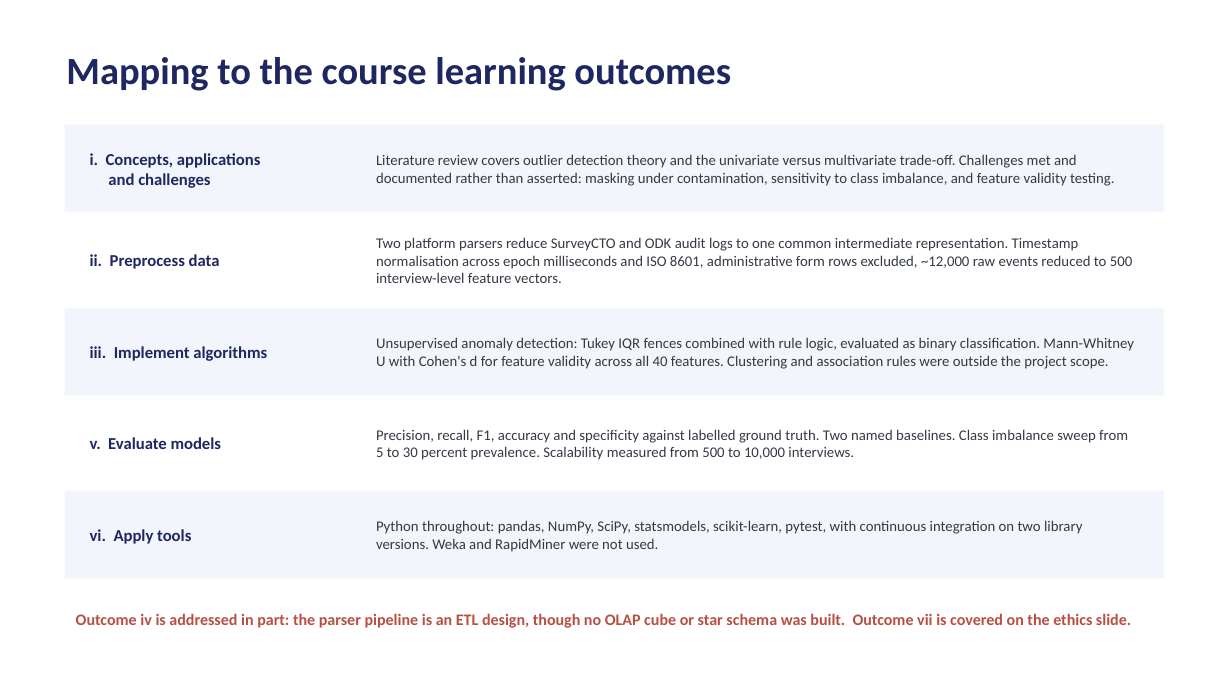
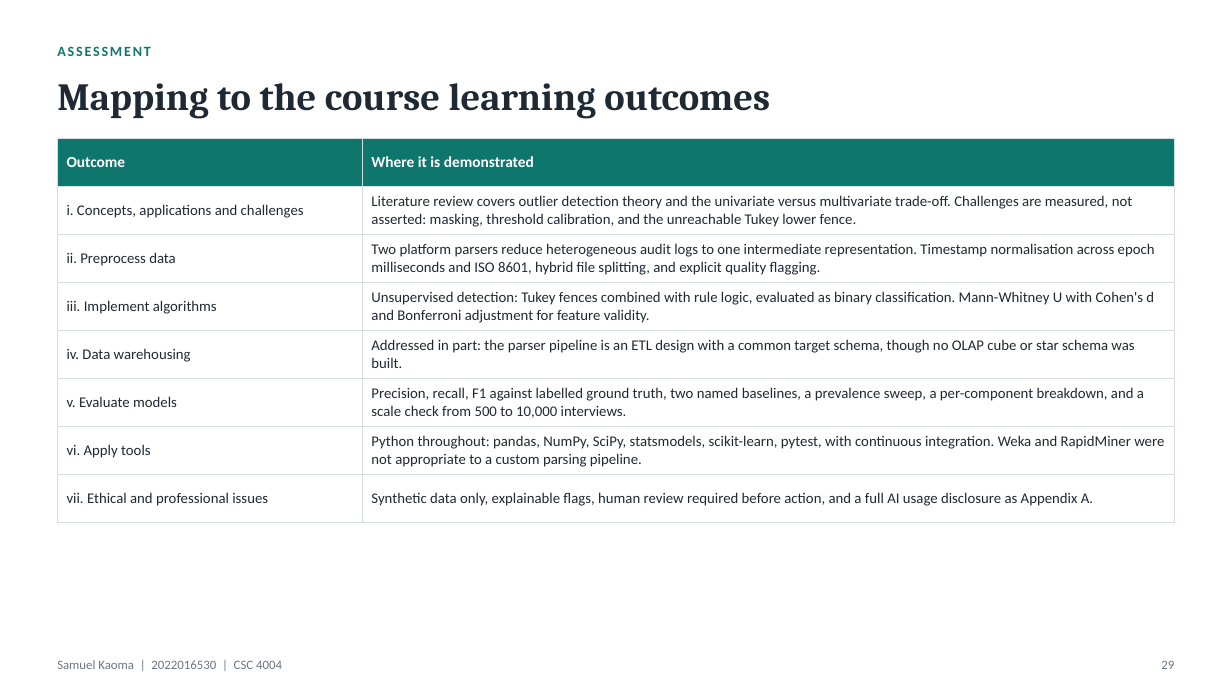
Before and after one commit to Samuelkaoma-eng/SKACE-TIME-DATA, a slide deck: slide 29 of docs/deliverables/Kaoma_Paradata_Presentation.pptx (slide 21 before the commit). Drawn at 1232x693 pixels with LibreOffice and Linux fonts; fonts in the diff are those of the drawing. Boxes give left, top, right and bottom in pixels: in the first picture for what was removed or moved away, otherwise in the second. Text is boxed around its words. In the diff, an @@ line names an element or a change of style, - is before the commit and + after.

```diff
--- a/docs/deliverables/Kaoma_Paradata_Presentation.pptx
+++ b/docs/deliverables/Kaoma_Paradata_Presentation.pptx
@@ text added at <box>57,46,151,56</box>, 11 pt, text #0F766E, bold @@
+ASSESSMENT
@@ text "Mapping to the course learning ...": place and size @@
-text "Mapping to the course learning ..." at <box>66,57,731,91</box>
+text "Mapping to the course learning ..." at <box>57,83,770,119</box>
@@ text "Mapping to the course learning ..." at <box>57,83,770,119</box>: font Calibri to Cambria, text colour #1E2761 to #1F2933 @@
@@ table added at <box>57,139,1175,510</box>, 8 rows, 2 columns @@
+Outcome | Where it is demonstrated
+i. Concepts, applications and challenges | Literature review covers outlier detection theory and the univariate versus multivariate trade-off. Challenges are measured, not asserted: masking, threshold calibration, and the unreachable Tukey lower fence.
+ii. Preprocess data | Two platform parsers reduce heterogeneous audit logs to one intermediate representation. Timestamp normalisation across epoch milliseconds and ISO 8601, hybrid file splitting, and explicit quality flagging.
+iii. Implement algorithms | Unsupervised detection: Tukey fences combined with rule logic, evaluated as binary classification. Mann-Whitney U with Cohen's d and Bonferroni adjustment for feature validity.
+iv. Data warehousing | Addressed in part: the parser pipeline is an ETL design with a common target schema, though no OLAP cube or star schema was built.
+v. Evaluate models | Precision, recall, F1 against labelled ground truth, two named baselines, a prevalence sweep, a per-component breakdown, and a scale check from 500 to 10,000 interviews.
+vi. Apply tools | Python throughout: pandas, NumPy, SciPy, statsmodels, scikit-learn, pytest, with continuous integration. Weka and RapidMiner were not appropriate to a custom parsing pipeline.
+vii. Ethical and professional issues | Synthetic data only, explainable flags, human review required before action, and a full AI usage disclosure as Appendix A.
@@ rectangle removed at <box>65,125,1165,213</box> @@
@@ text removed at <box>90,153,260,188</box> @@
-i. Concepts, applications
-and challenges
@@ text removed at <box>376,154,1114,186</box> @@
-Literature review covers outlier detection theory and the univariate versus multivariate trade-off. Challenges met and documented rather than asserted: masking under contamination, sensitivity to class imbalance, and feature validity testing.
@@ text removed at <box>376,237,1132,283</box> @@
-Two platform parsers reduce SurveyCTO and ODK audit logs to one common intermediate representation. Timestamp normalisation across epoch milliseconds and ISO 8601, administrative form rows excluded, ~12,000 raw events reduced to 500 interview-level feature vectors.
@@ text removed at <box>90,254,220,269</box> @@
-ii. Preprocess data
@@ rectangle removed at <box>65,308,1165,396</box> @@
@@ text removed at <box>90,346,267,361</box> @@
-iii. Implement algorithms
@@ text removed at <box>376,337,1134,369</box> @@
-Unsupervised anomaly detection: Tukey IQR fences combined with rule logic, evaluated as binary classification. Mann-Whitney U with Cohen's d for feature validity across all 40 features. Clustering and association rules were outside the project scope.
@@ text removed at <box>90,437,222,449</box> @@
-v. Evaluate models
@@ text removed at <box>376,429,1128,460</box> @@
-Precision, recall, F1, accuracy and specificity against labelled ground truth. Two named baselines. Class imbalance sweep from 5 to 30 percent prevalence. Scalability measured from 500 to 10,000 interviews.
@@ rectangle removed at <box>65,491,1165,579</box> @@
@@ text removed at <box>90,529,191,544</box> @@
-vi. Apply tools
@@ text removed at <box>376,520,1082,552</box> @@
-Python throughout: pandas, NumPy, SciPy, statsmodels, scikit-learn, pytest, with continuous integration on two library versions. Weka and RapidMiner were not used.
@@ text removed at <box>76,613,1131,628</box> @@
-Outcome iv is addressed in part: the parser pipeline is an ETL design, though no OLAP cube or star schema was built. Outcome vii is covered on the ethics slide.
@@ text added at <box>57,660,282,669</box>, 10 pt, text #6B7785 @@
+Samuel Kaoma | 2022016530 | CSC 4004
@@ text added at <box>1161,660,1174,669</box>, 10 pt, text #6B7785 @@
+29
```
Also in this commit, not shown: 9 other slides changed, 21 slides added, 13 slides removed, 14 other files.
